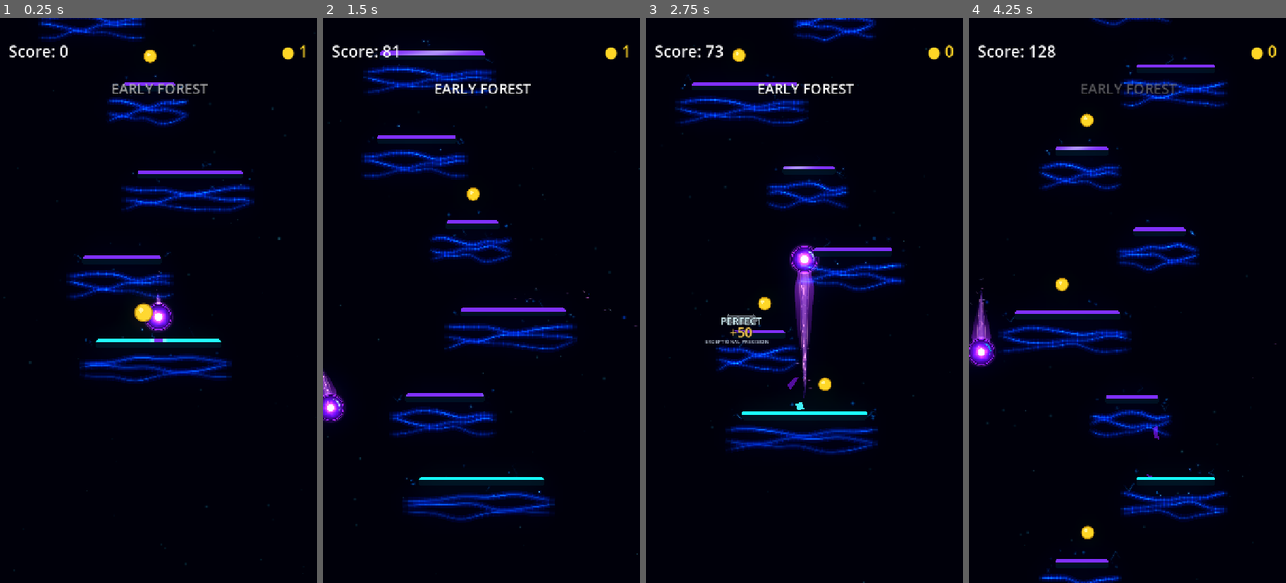
Above: before the commit, frames 1-4 (left to right).
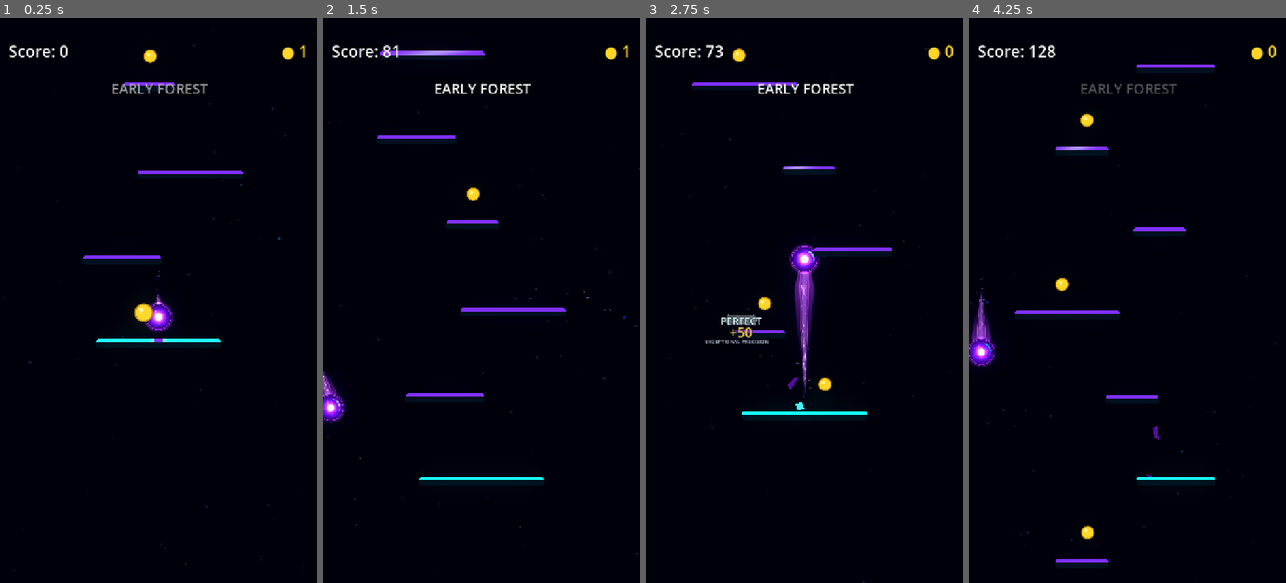
Above: after the commit, the same moments.

Repository: Kryodo/TowerJump
Game: Godot game, scene res://scenes/main.tscn
The game is run twice, just before and just after one commit, with the same random seed, the same clock (stepped at 60 frames per second) and the same inputs.
Inputs (mouse positions are in pixels of both pictures, inside the frame that each line leads up to):
- Up to frame 1 (0.25 s): no input
- Up to frame 2 (1.5 s): move the mouse to (551, 272) at 0.52 s; hold Right (ui_right) 0.53-1.25 s; click (551, 272) at 0.67 s; drag from (418, 328) to (471, 193) at 1.27 s
- Up to frame 3 (2.75 s): click "Nochmal spielen" at 2 s
- Up to frame 4 (4.25 s): move the mouse to (1159, 176) at 2.77 s; hold Right (ui_right) 2.78-3.5 s; drag from (1111, 413) to (1060, 193) at 3.52 s

The runs differ from the first frame. In frame 1, 5.9% of the frame differs, in the area x 12-81%, y 0-65%; in frame 2, 7.5%, in the area x 12-81%, y 4-90%; in frame 3, 6.6%; in frame 4, 6.9%.
Error after the commit: Parse Error: Preload file "res://scenes/platform_resonance_undercurrent.gdshader" does not exist. (res://scripts/platform_resonance_field.gd:12)

Commit message:
Replace geometric undercurrent ribbons with diffuse flow layer

Diff:
--- a/scripts/platform_resonance_field.gd
+++ b/scripts/platform_resonance_field.gd
@@ -9,6 +9,7 @@
 
 const PLATFORM_TYPE_NORMAL: int = 0
 const CLOUD_SHADER := preload("res://scenes/platform_resonance_cloud.gdshader")
+const UNDERCURRENT_SHADER := preload("res://scenes/platform_resonance_undercurrent.gdshader")
 
 const CLOUD_MARGIN_X: float = 86.0
 const CLOUD_MARGIN_Y: float = 90.0
@@ -30,6 +31,8 @@
 
 var _cloud: Polygon2D
 var _cloud_material: ShaderMaterial
+var _undercurrent: Polygon2D
+var _undercurrent_material: ShaderMaterial
 
 
 func _ready() -> void:
@@ -54,6 +57,17 @@
 	_cloud_material.shader = CLOUD_SHADER
 	_cloud_material.set_shader_parameter("phase_offset", _phase_offset)
 	add_child(_cloud)
+
+	# The diffuse-flow layer is a separate additive shader drawn over the cloud
+	# and below the actual platform body. It contains no mesh or ribbon geometry.
+	_undercurrent = Polygon2D.new()
+	_undercurrent.name = "DiffuseUndercurrent"
+	_undercurrent.z_index = 1
+	_undercurrent.material = ShaderMaterial.new()
+	_undercurrent_material = _undercurrent.material as ShaderMaterial
+	_undercurrent_material.shader = UNDERCURRENT_SHADER
+	_undercurrent_material.set_shader_parameter("phase_offset", _phase_offset)
+	add_child(_undercurrent)
 
 
 func configure(platform_type: int, platform_width: float, platform_height: float) -> void:
@@ -94,13 +108,16 @@
 	])
 	_cloud.polygon = field_polygon
 	_cloud.uv = field_uv
-
-	_cloud_material.set_shader_parameter(
-		"field_size",
-		Vector2(half_width * 2.0, half_height * 2.0)
-	)
+	_undercurrent.polygon = field_polygon
+	_undercurrent.uv = field_uv
+
+	var field_size := Vector2(half_width * 2.0, half_height * 2.0)
+	_cloud_material.set_shader_parameter("field_size", field_size)
 	_cloud_material.set_shader_parameter("platform_half_width", _platform_width * 0.5)
 	_cloud_material.set_shader_parameter("platform_half_height", _platform_height * 0.5)
+	_undercurrent_material.set_shader_parameter("field_size", field_size)
+	_undercurrent_material.set_shader_parameter("platform_half_width", _platform_width * 0.5)
+	_undercurrent_material.set_shader_parameter("platform_half_height", _platform_height * 0.5)
 
 
 func set_approach_feedback(charge: float, target_x: float) -> void:
@@ -160,7 +177,7 @@
 
 
 func _sync_cloud_parameters() -> void:
-	if _cloud_material == null:
+	if _cloud_material == null or _undercurrent_material == null:
 		return
 	_cloud_material.set_shader_parameter("approach_charge", _approach_charge)
 	_cloud_material.set_shader_parameter("approach_target_x", _approach_target_x)
@@ -168,6 +185,10 @@
 	_cloud_material.set_shader_parameter("landing_strength", _landing_wave_strength)
 	_cloud_material.set_shader_parameter("landing_x", _landing_local_x)
 	_cloud_material.set_shader_parameter("phase_offset", _phase_offset)
+	_undercurrent_material.set_shader_parameter("approach_charge", _approach_charge)
+	_undercurrent_material.set_shader_parameter("landing_age", _landing_wave_age)
+	_undercurrent_material.set_shader_parameter("landing_strength", _landing_wave_strength)
+	_undercurrent_material.set_shader_parameter("phase_offset", _phase_offset)
 
 
 func _draw() -> void:
@@ -176,89 +197,8 @@
 
 	var half_width: float = _platform_width * 0.5
 	var half_height: float = _platform_height * 0.5
-	_draw_undercurrent_ribbons(half_width, half_height)
 	_draw_edge_filaments(half_width, half_height)
 	_draw_edge_fragments(half_width, half_height)
-
-
-func _draw_undercurrent_ribbons(half_width: float, half_height: float) -> void:
-	# Draw the main flow directly through this CanvasItem. These ribbons have
-	# real width and color contrast instead of depending on a subtle noise mask.
-	# Their curves drift slowly while brighter cores travel along each stream.
-	var segment_count: int = 28
-	var lane_offsets: Array[float] = [27.0, 46.0, 64.0]
-	var lane_strengths: Array[float] = [0.92, 0.78, 0.60]
-	var start_x: float = -half_width - 36.0
-	var end_x: float = half_width + 36.0
-
-	for stream_index in range(lane_offsets.size()):
-		var phase: float = _phase_offset * 0.013 + float(stream_index) * 2.17
-		var lane_offset: float = lane_offsets[stream_index]
-		var lane_strength: float = lane_strengths[stream_index]
-		var previous_point := Vector2.ZERO
-		var has_previous: bool = false
-
-		for segment_index in range(segment_count + 1):
-			var t: float = float(segment_index) / float(segment_count)
-			var x: float = lerpf(start_x, end_x, t)
-			var slow_wave: float = sin(
-				t * TAU * (1.05 + float(stream_index) * 0.12)
-				- _time * (0.31 + float(stream_index) * 0.035)
-				+ phase
-			) * (6.0 + float(stream_index) * 0.7)
-			var middle_wave: float = sin(
-				t * TAU * (2.15 + float(stream_index) * 0.18)
-				+ _time * (0.24 + float(stream_index) * 0.045)
-				+ phase * 1.73
-			) * 2.8
-			var fine_wave: float = sin(
-				t * TAU * (3.4 + float(stream_index) * 0.25)
-				- _time * 0.47 + phase * 2.1
-			) * 1.15
-			var y: float = half_height + lane_offset + slow_wave + middle_wave + fine_wave
-			var current_point := Vector2(x, y)
-
-			if has_previous:
-				# Ends soften beyond the platform footprint; flow stays strongest
-				# in the middle and remains visible in the ordinary idle state.
-				var end_fade: float = smoothstep(0.0, 0.10, t) * (
-					1.0 - smoothstep(0.90, 1.0, t)
-				)
-				var moving_light: float = 0.5 + 0.5 * sin(
-					t * TAU * (1.35 + float(stream_index) * 0.16)
-					- _time * (1.05 + float(stream_index) * 0.12)
-					+ phase * 1.4
-				)
-				var bright_core: float = pow(moving_light, 3.0)
-				var strength: float = lane_strength * end_fade * (
-					0.82 + moving_light * 0.18
-				)
-
-				# Broad aura, distinct stream body, traveling core.
-				draw_line(
-					previous_point,
-					current_point,
-					Color(0.015, 0.08, 0.72, 0.22 * strength),
-					16.0,
-					true
-				)
-				draw_line(
-					previous_point,
-					current_point,
-					Color(0.025, 0.19, 1.10, 0.30 * strength),
-					8.0 if stream_index < 2 else 6.5,
-					true
-				)
-				draw_line(
-					previous_point,
-					current_point,
-					Color(0.045, 0.46, 1.85, (0.30 + bright_core * 0.42) * strength),
-					2.0 if stream_index < 2 else 1.6,
-					true
-				)
-
-			previous_point = current_point
-			has_previous = true
 
 
 func _draw_edge_filaments(half_width: float, half_height: float) -> void:
